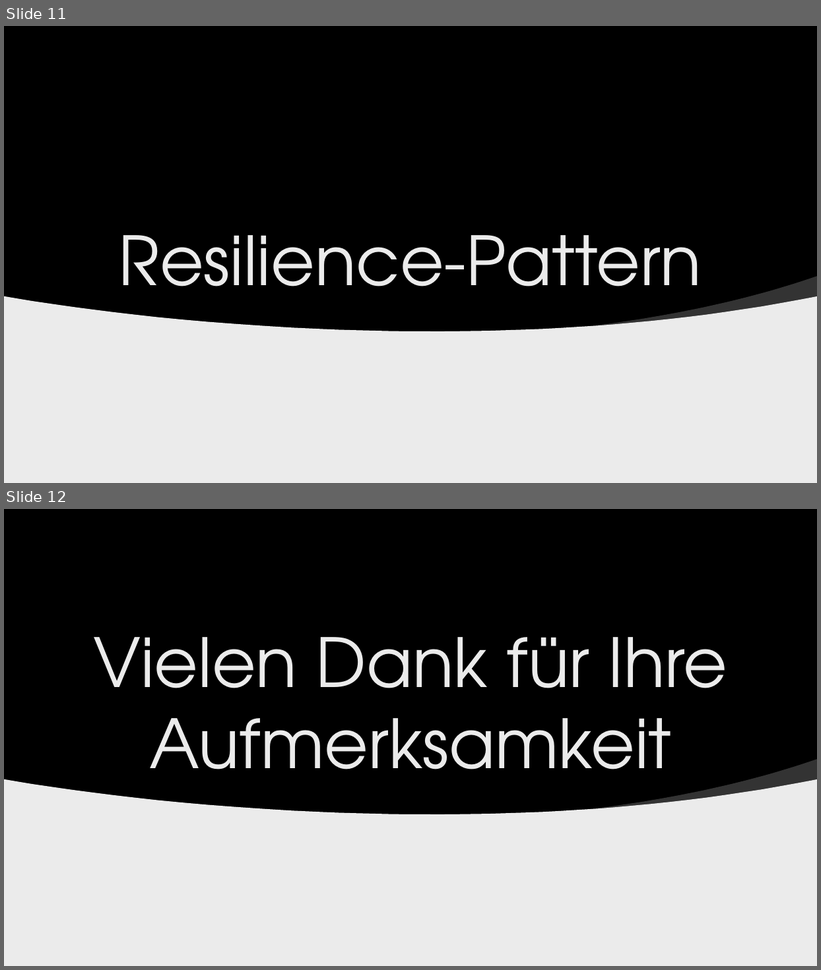
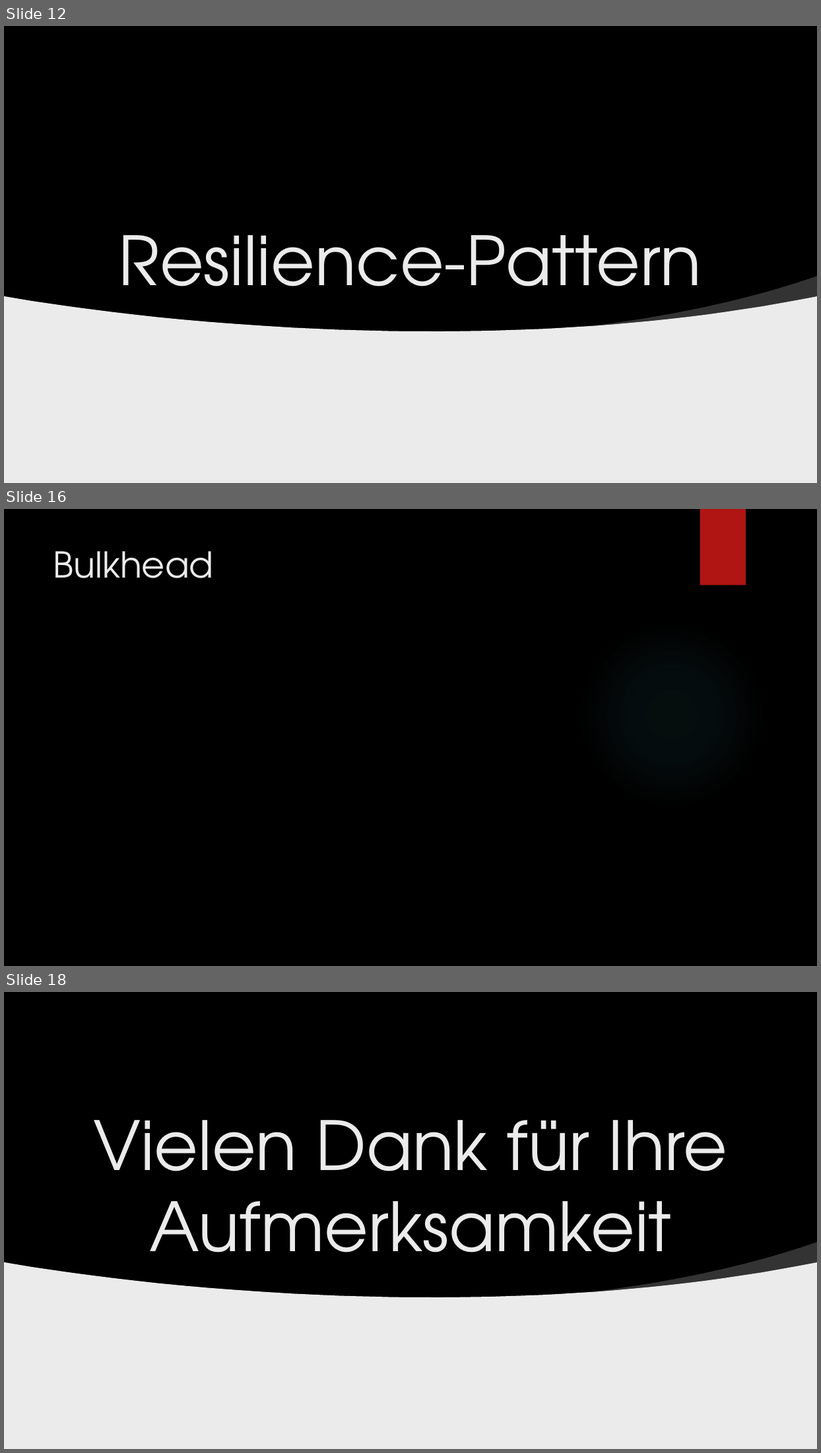
Before and after one commit to der10pm/gca, a slide deck: GCA_Abschlusspraesi_Szablewski_Linnenbaum.pptx. Shown one above the other, each under a label of ours: slides 11 and 12 before the commit, slides 12, 16 and 18 after it; the slides between them are not shown. The pictures are 821x970 and 821x1453 pixels, drawn with LibreOffice and Linux fonts; fonts in the diff are those of the drawing; grey boxes stand for pictures; background and template pictures are left out. Boxes give left, top, right and bottom in pixels: in the first picture for what was removed or moved away, otherwise in the second. Text is boxed around its words. In the diff, an @@ line names an element or a change of style, - is before the commit and + after.

```diff
--- a/GCA_Abschlusspraesi_Szablewski_Linnenbaum.pptx
+++ b/GCA_Abschlusspraesi_Szablewski_Linnenbaum.pptx
@@ slide 16 added at [4,509,817,966], background picture (left out) @@
@@ rectangle added at [700,509,746,586], fill #B01513 @@
@@ title added at [54,551,214,578], 42 pt, text #EBEBEB @@
+Bulkhead
@@ ellipse added at [578,621,766,809], fill gradient #50B9C1 @@
@@ what was slide 11 is now slide 12 @@
@@ what was slide 12 is now slide 18 @@
```
Also in this commit, not shown: 6 other slides added, 1 slide removed, 1 other file.
